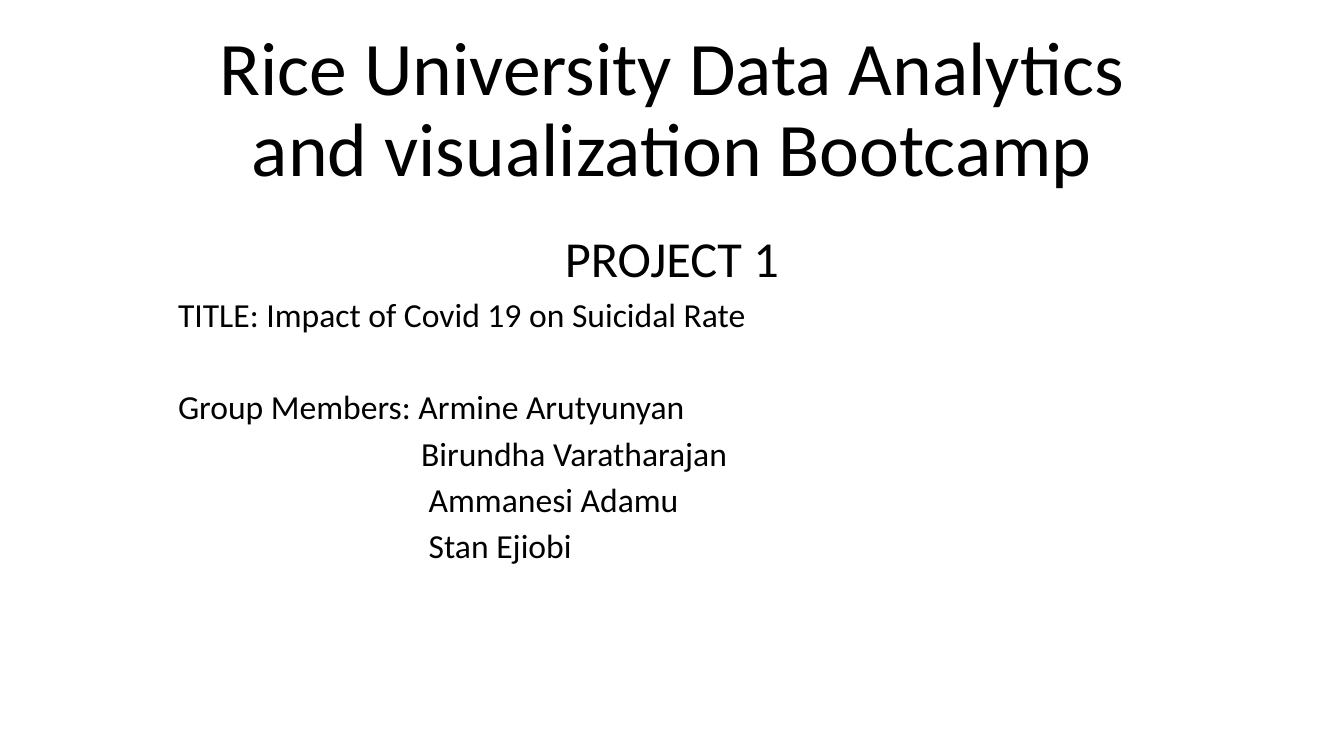
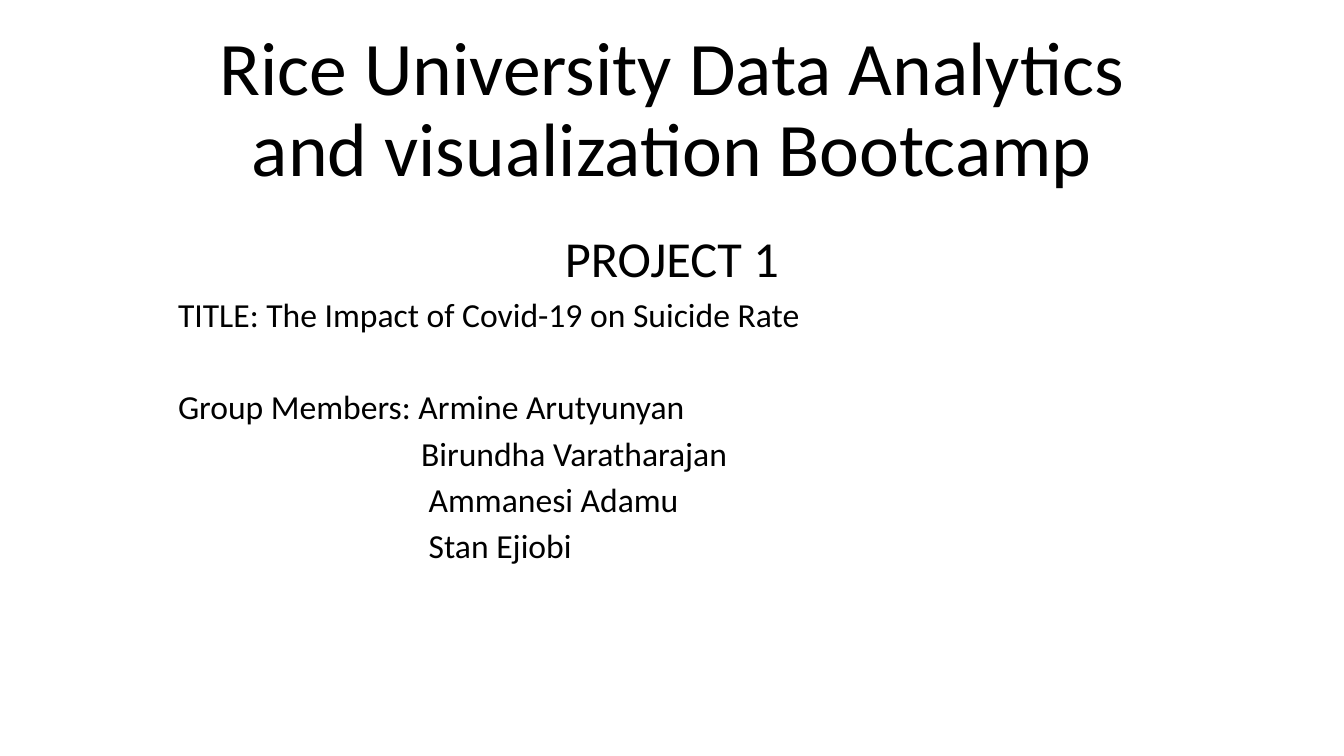
Before and after one commit to BirundhaVaratharajan/Project-1, a slide deck: slide 1 of Project 1 PPT.pptx. Drawn at 1344x756 pixels with LibreOffice and Linux fonts; fonts in the diff are those of the drawing. Boxes give left, top, right and bottom in pixels: in the first picture for what was removed or moved away, otherwise in the second. Text is boxed around its words. In the diff, an @@ line names an element or a change of style, - is before the commit and + after.

Commit message:
Updated slide, added scope, changed title

```diff
--- a/Project 1 PPT.pptx
+++ b/Project 1 PPT.pptx
@@ subtitle at (178,303,800,333): text changed @@
-TITLE: Impact of Covid 19 on Suicidal Rate
+TITLE: The Impact of Covid-19 on Suicide Rate
```
Also in this commit, not shown: 1 other slide changed, 1 slide added.
